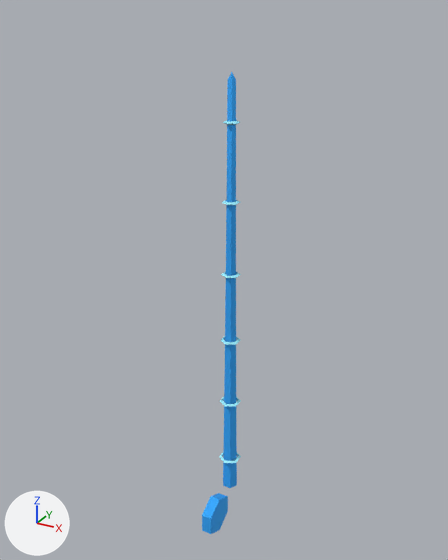
An edit to the glTF model web/public/assets/game/props/rodfx-titanium-a1.glb, drawn before and after from the same camera.
The view is the same before and after, from a camera (50 mm lens) standing at (0.478, -0.894, 0.963) and looking at (-0.01, -0.006, 0.519). Lighting does not change. The marker at lower left points along +X, +Y and +Z. The first picture is the older version. Vertices at exactly the same position are counted once.

Objects in the first picture: 'Core', 'Rings'.
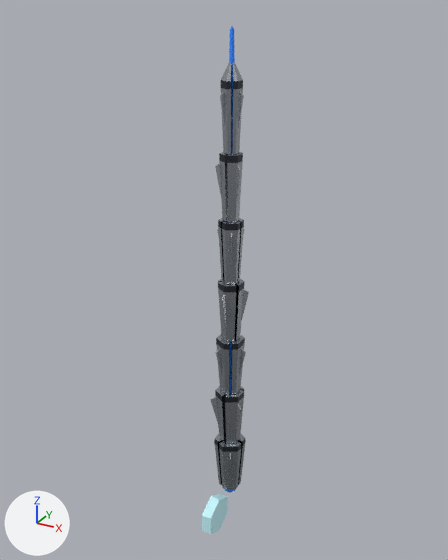
Changed parts and their boxes [x1, y1, x2, y2] in the pictures (448 x 560 px; the box of a moved part takes in the faces that stretch with it):
'Sections', added: after [210, 62, 249, 489]
'Core', surface changed (blue to cyan): [202, 493, 228, 534] in both
'Beam', added: after [225, 26, 235, 492]
part 1 of me_core, moved or reshaped (not visible afterwards): before [223, 72, 237, 488]
part 2 of me_rings, moved or reshaped (not visible afterwards): before [219, 453, 241, 463]
part 3 of me_rings, moved or reshaped (not visible afterwards): before [220, 397, 241, 406]
part 4 of me_rings, moved or reshaped (not visible afterwards): before [223, 120, 240, 125]
part 5 of me_rings, moved or reshaped (not visible afterwards): before [221, 336, 240, 345]
part 6 of me_rings, moved or reshaped (not visible afterwards): before [221, 271, 241, 278]
part 7 of me_rings, moved or reshaped (not visible afterwards): before [222, 200, 240, 205]

What changed in the scene script:
```text
Change mat_core_glow:
    where n2 = _N.new('ShaderNodeMix'); n2.name = 'Mix'
    n2.inputs[7].default_value: (0.0284, 0.392, 1.0, 1.0) -> (0.578, 0.93, 1.0, 1.0)  # 'B', blue #2fa8ff -> 'B', cyan #c8f7ff
Add mat_p_polished:
    mat_p_polished = bpy.data.materials.new('P_Polished')
    mat_p_polished.use_nodes = True; mat_p_polished.node_tree.nodes.clear()
    _N = mat_p_polished.node_tree.nodes; _L = mat_p_polished.node_tree.links
    n0 = _N.new('ShaderNodeBsdfPrincipled'); n0.name = 'Principled BSDF'
    n0.inputs[1].default_value = 0.85  # 'Metallic'
    n0.inputs[2].default_value = 0.26  # 'Roughness'
    n1 = _N.new('ShaderNodeOutputMaterial'); n1.name = 'Material Output'
    n2 = _N.new('ShaderNodeVertexColor'); n2.name = 'Color Attribute'
    _L.new(n0.outputs[0], n1.inputs[0])  # 'BSDF' to 'Surface'
    _L.new(n2.outputs[0], n0.inputs[0])  # 'Color' to 'Base Color'
Add mat_beam_light:
    mat_beam_light = bpy.data.materials.new('Beam_Light')
    # nodes: BsdfPrincipled, Mix, OutputMaterial, VertexColor
    # colours: blue #2f86ff, mixed with the vertex colours
Change me_core:
    remove me_core.from_pydata(...)  # 40 vertices, 72 faces; spans x -0.016..0.016, y -0.097..0.014, z -0.01..0.872
    add me_core.from_pydata(...)  # 40 vertices, 72 faces; spans x -0.012..0.012, y -0.097..0.006, z -0.01..0.917
    me_core part 1: 26 of 40 vertices moved; they spanned x -0.016..0.016, y -0.014..0.014, z 0.06..0.872 and now span x -0.007..0.007, y -0.006..0.006, z 0.05..0.917; mean shift (0.0, 0.0, 0.011); largest move (-0.004, -0.006, 0.86) -> (-0.002, -0.003, 0.912)
Change me_rings:
    remove me_rings.from_pydata(...)  # 108 vertices, 216 faces; spans x -0.019..0.019, y -0.022..0.022, z 0.125..0.798
    add me_rings.from_pydata(...)  # 126 vertices, 252 faces; spans x -0.013..0.013, y -0.015..0.015, z 0.115..0.805
    me_rings part 2: the loose piece of 18 vertices spanning x -0.019..0.019, y -0.022..0.022, z 0.125..0.13 is scaled about its middle by (0.678, 0.678, 0.687), then moved by (0.0, 0.0, -0.01)
    me_rings part 3: the loose piece of 18 vertices spanning x -0.018..0.018, y -0.021..0.021, z 0.26..0.265 is scaled about its middle by (0.683, 0.683, 0.688), then moved by (0.0, 0.0, -0.031)
    me_rings part 4: the loose piece of 18 vertices spanning x -0.012..0.012, y -0.014..0.014, z 0.792..0.798 is moved by (0.0, 0.0, -0.449)
    me_rings part 5: the loose piece of 18 vertices spanning x -0.017..0.017, y -0.019..0.019, z 0.395..0.4 is scaled about its middle by (0.633, 0.633, 0.688), then moved by (0.0, 0.0, 0.062)
    me_rings part 6: the loose piece of 18 vertices spanning x -0.015..0.015, y -0.018..0.018, z 0.527..0.533 is scaled about its middle by (0.643, 0.643, 0.688), then moved by (0.0, 0.0, 0.044)
    me_rings part 7: the loose piece of 18 vertices spanning x -0.014..0.014, y -0.016..0.016, z 0.66..0.665 is scaled about its middle by (0.654, 0.654, 0.688), then moved by (0.0, 0.0, 0.026)
    other edits to the shape of me_rings do not show in these pictures
Add ob_sections:
    ob_sections = bpy.data.objects.new('Sections', me_sections)  # 492 vertices, 816 faces; spans x -0.037..0.034, y -0.033..0.039, z 0.06..0.892
    ob_sections.location = (0.0, 0.0, 0.0)
Add ob_beam:
    ob_beam = bpy.data.objects.new('Beam', me_beam)  # 26 vertices, 48 faces; spans x -0.012..0.012, y -0.011..0.011, z 0.045..0.938
    ob_beam.location = (0.0, 0.0, 0.0)
```
